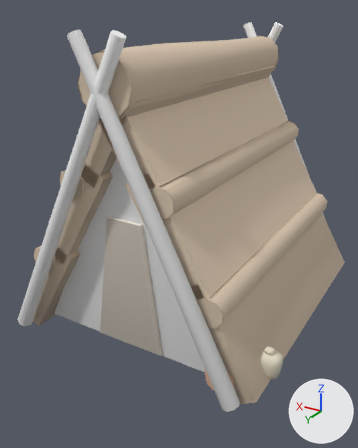
The glTF model godot/art/models/hw_shelter.glb, before and after one commit.
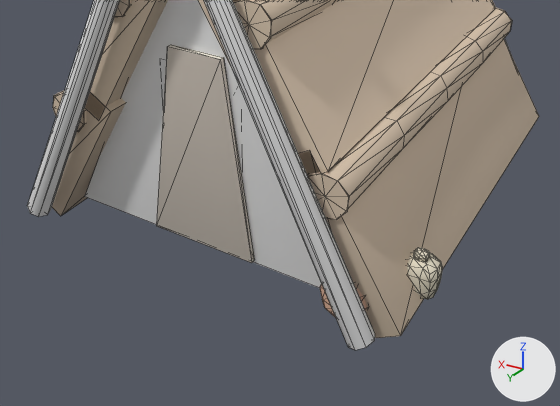
Each version appears first whole from a 50 mm lens placed at (-2.16, 3.99, 2.63), pointed at (-0.07, 0.51, 0.89), and next in a close-up on the part from 0% to 100% of the width and 42% to 100% of the height. Every picture has the same lights, and +X, +Y and +Z are marked at lower right. The older version's two pictures come first. The close-ups show mesh edges as thin lines. Vertices at exactly the same position are counted once.

Objects in the first close-up: 'Building'.
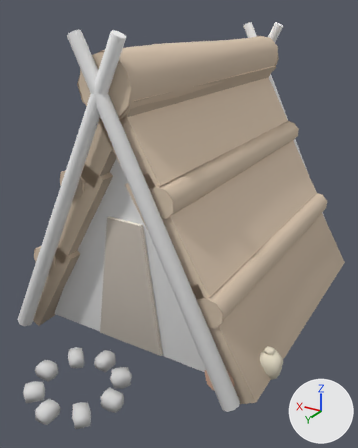
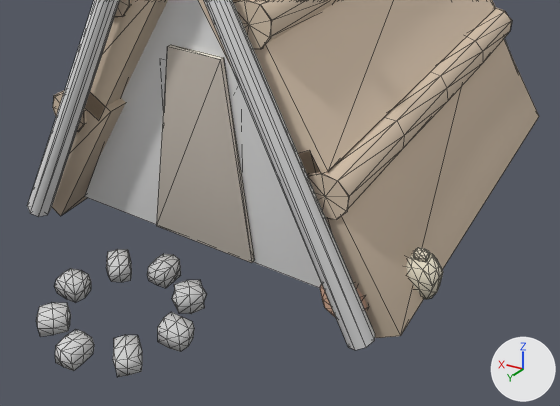
Boxes (x1, y1, x2, y2) around the edits, measured in the close-ups (560 x 406 px; the box of a moved part takes in the faces that stretch with it):
'Building', reshaped: before (27, 0, 539, 350); after (27, 0, 539, 377)
part 1 of me_building, added: after (55, 269, 91, 303)
part 2 of me_building, added: after (158, 312, 194, 352)
part 3 of me_building, added: after (106, 249, 132, 282)
part 4 of me_building, added: after (147, 254, 181, 288)
part 5 of me_building, added: after (172, 280, 206, 314)
part 6 of me_building, added: after (113, 335, 142, 377)
part 7 of me_building, added: after (55, 330, 94, 371)
part 8 of me_building, added: after (36, 303, 71, 337)
part 9 of me_building, moved or reshaped: before (407, 251, 443, 299); after (406, 251, 443, 299)

Diff of the bpy script that builds the scene:
```diff
--- a/godot/art/models/hw_shelter.glb.py
+++ b/godot/art/models/hw_shelter.glb.py
@@ me_building @@
 # used by ob_building; location = (0.0, 0.0, 0.0)
-me_building.from_pydata(...)  # 742 vertices, 1160 faces; spans x -1.25..1.32, y -1.42..1.47, z -0.1..2.52
+me_building.from_pydata(...)  # 950 vertices, 1544 faces; spans x -1.26..1.32, y -1.42..2.25, z -0.1..2.52
+# me_building part 1: the loose piece of 26 vertices spanning x -1.19..-1.11, y 0.92..0.98, z 0.21..0.25 is copied, and the copy is scaled about its middle by (2.05, 2.01, 2.62), then moved by (1.47, 0.9, -0.17); it spans x 0.24..0.4, y 1.78..1.91, z 0.0..0.12
+# me_building part 2: the loose piece of 26 vertices spanning x -1.19..-1.11, y 0.92..0.98, z 0.21..0.25 is copied, and the copy is scaled about its middle by (-2.08, -1.96, 2.68), then moved by (0.83, 0.9, -0.17); it spans x -0.4..-0.25, y 1.78..1.91, z 0.0..0.12
+# me_building part 3: a new loose piece of 26 vertices spanning x 0.13..0.32, y 1.54..1.71, z 0.0..0.12, in mat_atlas
+# me_building part 4: a new loose piece of 26 vertices spanning x -0.07..0.06, y 1.45..1.61, z 0.0..0.12, in mat_atlas
+# me_building part 5: a new loose piece of 26 vertices spanning x -0.31..-0.14, y 1.54..1.71, z 0.0..0.12, in mat_atlas
+# me_building part 6: a new loose piece of 26 vertices spanning x -0.32..-0.14, y 1.99..2.16, z 0.0..0.12, in mat_atlas
+# me_building part 7: a new loose piece of 26 vertices spanning x -0.06..0.06, y 2.09..2.25, z 0.0..0.12, in mat_atlas
+# me_building part 8: a new loose piece of 26 vertices spanning x 0.14..0.32, y 1.99..2.16, z 0.0..0.12, in mat_atlas
+# me_building part 9
+# 4 vertices in x -1.23..-1.06, y 0.86..1.02, z 0.01..0.15 move by (-0.01, 0.01, -0.01)
+# 3 vertices in x -1.19..-1.12, y 0.86..1.04, z 0.08..0.2 move by (0.01, 0.0, -0.01)
+# 37 vertices move from x -1.25..-1.04, y 0.87..1.04, z -0.01..0.21 to x -1.26..-1.03, y 0.86..1.04, z 0.01..0.22
 me_building.materials.append(mat_atlas)
```
